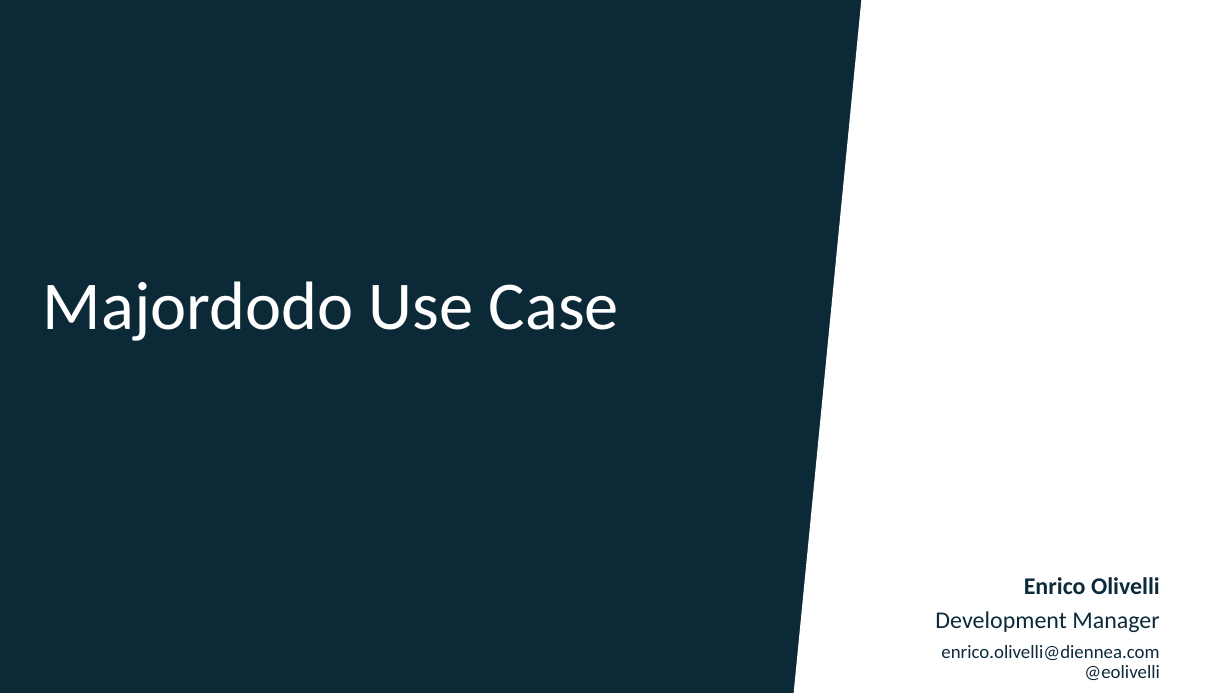
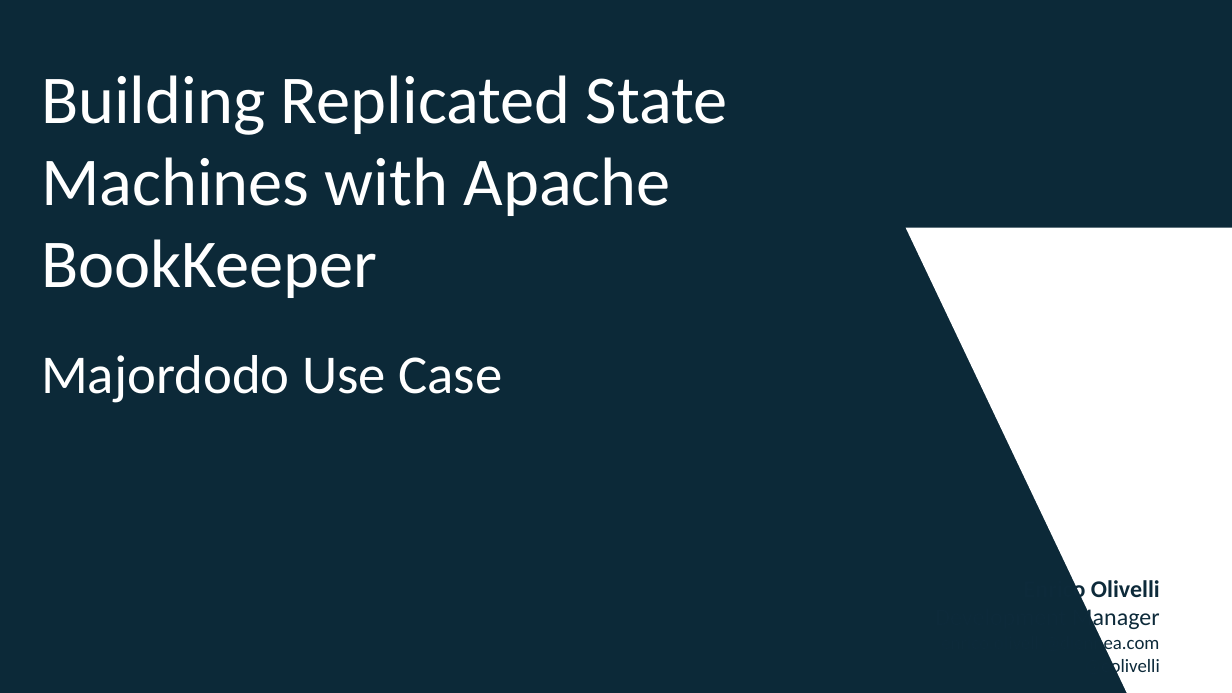
Before and after one commit to diennea/majordodo, a slide deck: slide 1 of docs/Diennea_Olivelli_ApacheCon16.pptx. Drawn at 1232x693 pixels with LibreOffice and Linux fonts; fonts in the diff are those of the drawing; background and template pictures are left out. Boxes give left, top, right and bottom in pixels: in the first picture for what was removed or moved away, otherwise in the second. Text is boxed around its words. In the diff, an @@ line names an element or a change of style, - is before the commit and + after.

Commit message:
adding Diennea ppt template

```diff
--- a/docs/Diennea_Olivelli_ApacheCon16.pptx
+++ b/docs/Diennea_Olivelli_ApacheCon16.pptx
@@ freeform shape at (792,0,1232,693): outline redrawn @@
@@ text added at (41,75,728,403), 40 pt, text #FFFFFF @@
+Building Replicated State Machines with Apache BookKeeper
+Majordodo Use Case
@@ text removed at (43,281,619,341) @@
-Majordodo Use Case
@@ text "Enrico Olivelli" at (941,576,1160,677): line spacing 0.9 to 1; less space between paragraphs @@
```
Also in this commit, not shown: 18 other slides changed.
